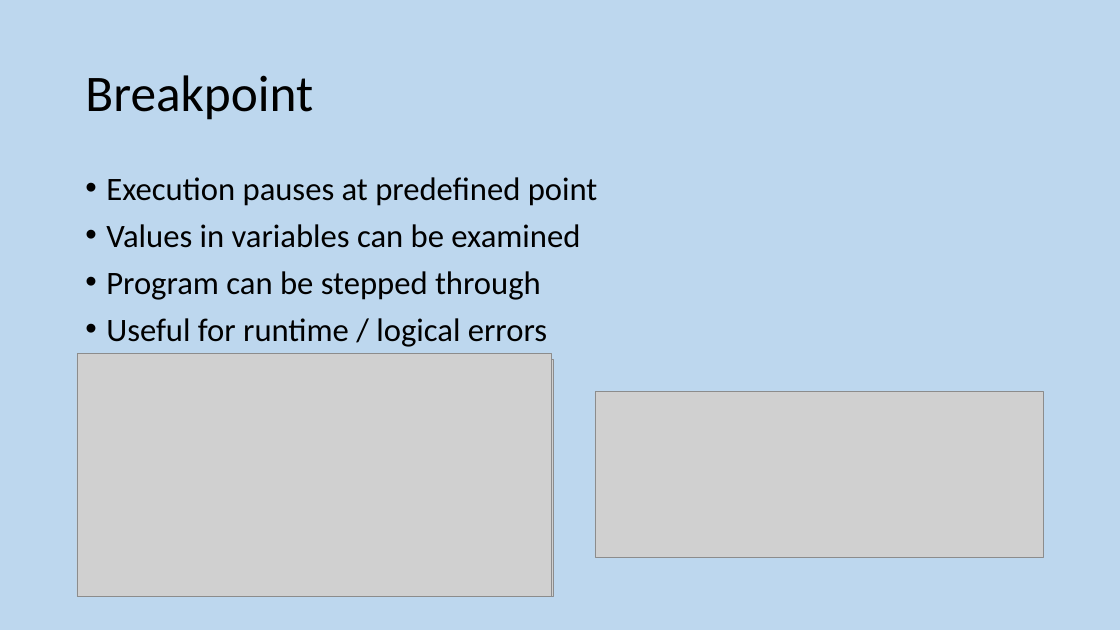
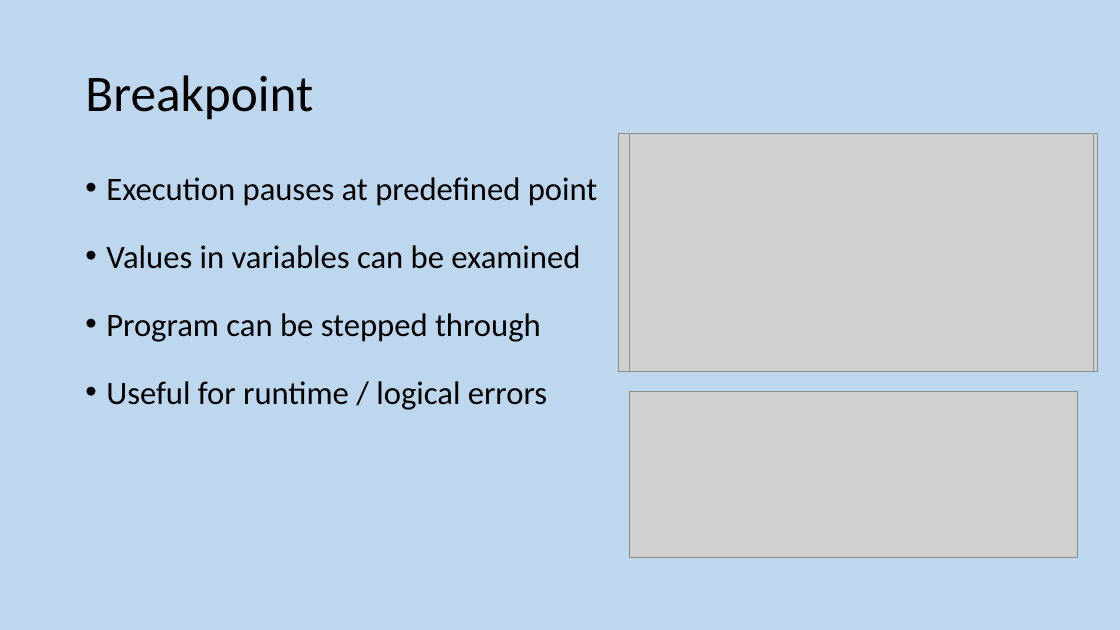
Before and after one commit to MrFriendCS/MrFriendCS.github.io, a slide deck: slide 183 of h-cs/sdd/H CS SDD Slides.pptx (slide 181 before the commit). Drawn at 1120x630 pixels with LibreOffice and Linux fonts; fonts in the diff are those of the drawing; grey boxes stand for pictures. Boxes give left, top, right and bottom in pixels: in the first picture for what was removed or moved away, otherwise in the second. Text is boxed around its words. In the diff, an @@ line names an element or a change of style, - is before the commit and + after.

```diff
--- a/h-cs/sdd/H CS SDD Slides.pptx
+++ b/h-cs/sdd/H CS SDD Slides.pptx
@@ picture: place and size @@
-picture at (77, 360, 554, 597)
+picture at (619, 133, 1098, 371)
@@ picture: place and size @@
-picture at (77, 353, 552, 597)
+picture at (630, 133, 1095, 371)
@@ text "Execution pauses at predefined point" at (106, 177, 598, 410): more space between paragraphs @@
@@ picture: place and size @@
-picture at (595, 392, 1043, 558)
+picture at (630, 392, 1078, 558)
```
Also in this commit, not shown: 19 other slides changed, 3 slides added, 1 slide removed.
